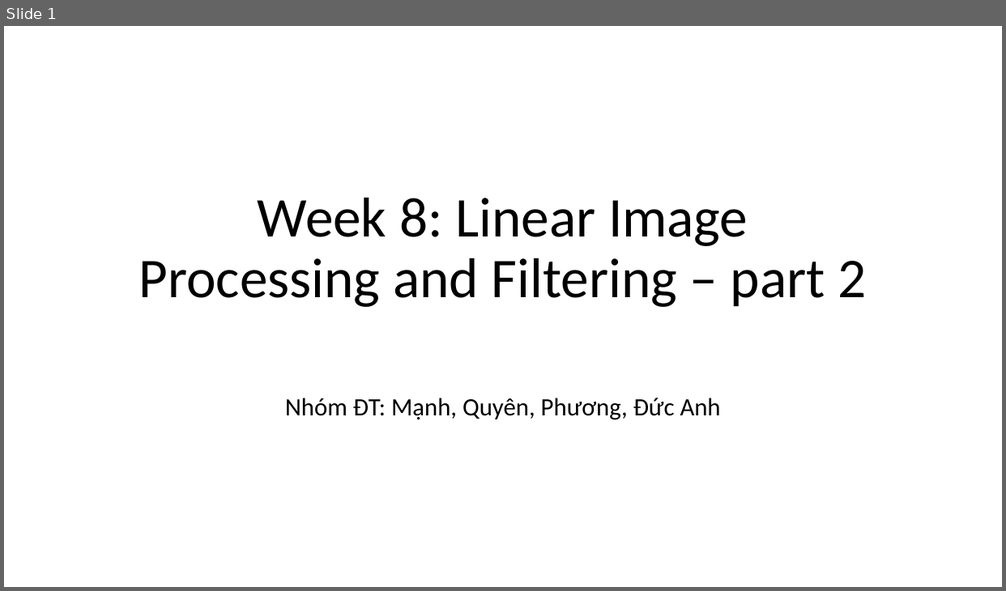
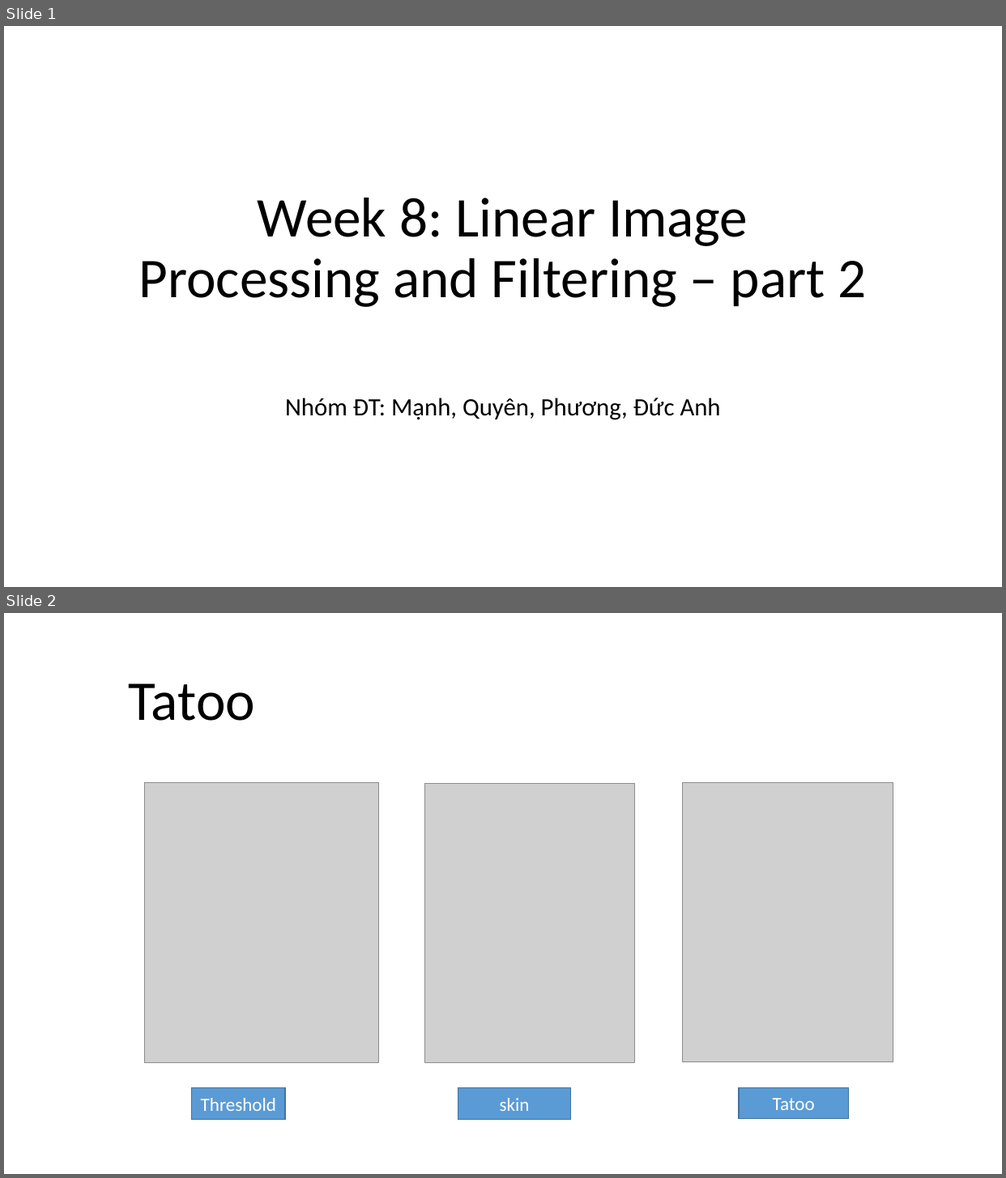
Before and after one commit to ngcthuong/ImFun, a slide deck: Homework/Week 8/DT_homework_8/DT_week8_part2.pptx. Shown one above the other, each under a label of ours: slide 1 before the commit, slides 1 and 2 after it. The pictures are 1006x591 and 1006x1178 pixels, drawn with LibreOffice and Linux fonts; fonts in the diff are those of the drawing; grey boxes stand for pictures. Boxes give left, top, right and bottom in pixels: in the first picture for what was removed or moved away, otherwise in the second. Text is boxed around its words. In the diff, an @@ line names an element or a change of style, - is before the commit and + after.

Commit message:
update tatoo

```diff
--- a/Homework/Week 8/DT_homework_8/DT_week8_part2.pptx
+++ b/Homework/Week 8/DT_homework_8/DT_week8_part2.pptx
@@ slide 2 added at (4, 613, 1002, 1174), background #FFFFFF @@
@@ text added at (129, 683, 255, 721), 54 pt, text #000000 @@
+Tatoo
@@ picture added at (144, 782, 379, 1063) @@
@@ picture added at (682, 782, 893, 1062) @@
@@ picture added at (424, 784, 634, 1063) @@
@@ rectangle added at (192, 1088, 286, 1120), fill #5B9BD5, outline #43739E 1 pt, 18 pt, text #FFFFFF @@
+Threshold
@@ rectangle added at (458, 1088, 572, 1120), fill #5B9BD5, outline #43739E 1 pt, 18 pt, text #FFFFFF @@
+skin
@@ rectangle added at (739, 1088, 849, 1119), fill #5B9BD5, outline #43739E 1 pt, 18 pt, text #FFFFFF @@
+Tatoo
```
